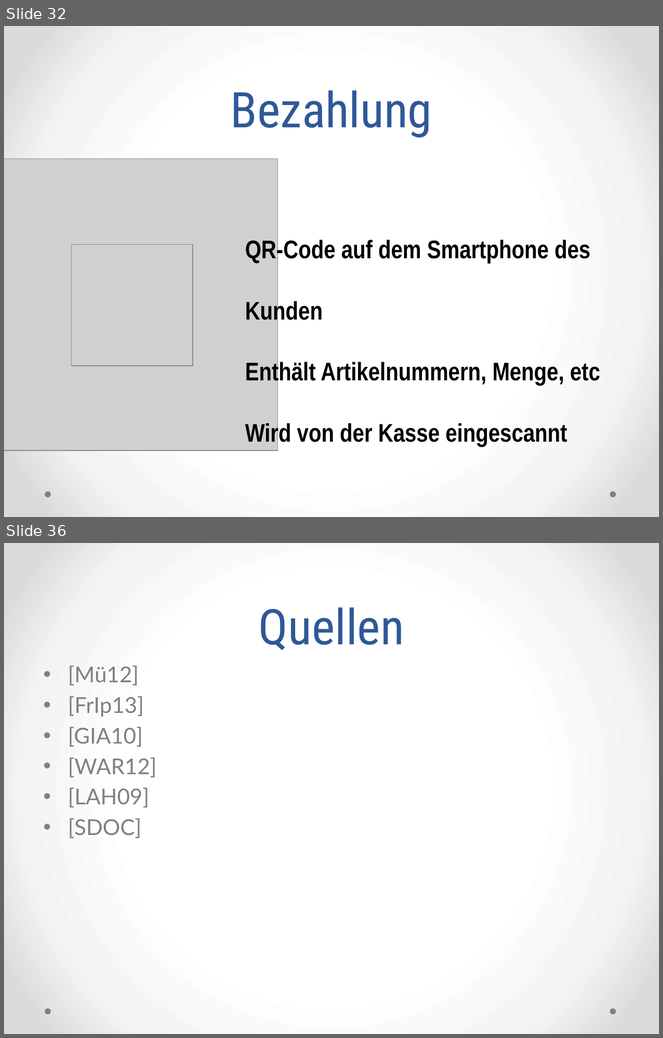
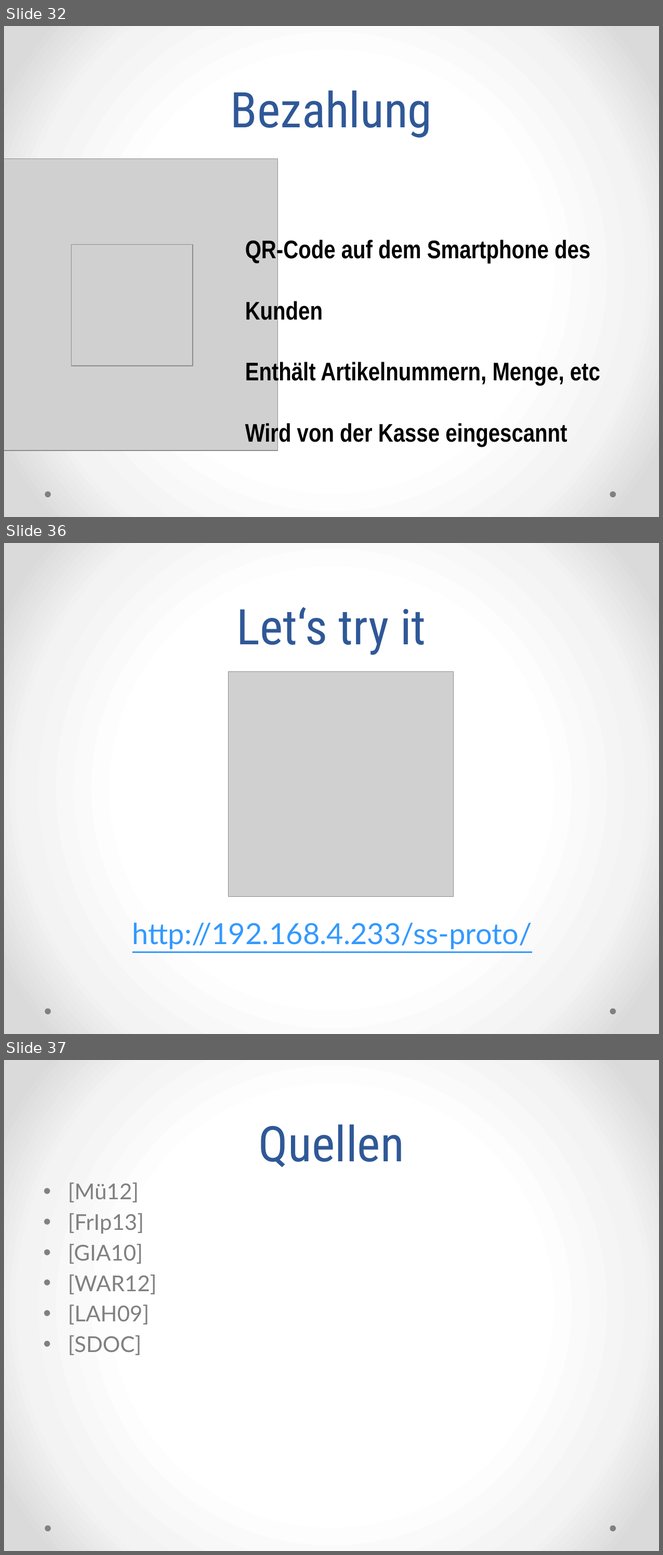
Before and after one commit to ss-proto/PA2, a slide deck: presentation/ss-proto.pptx. Shown one above the other, each under a label of ours: slides 32 and 36 before the commit, slides 32, 36 and 37 after it; the slides between them are not shown. The pictures are 663x1038 and 663x1555 pixels, drawn with LibreOffice and Linux fonts; fonts in the diff are those of the drawing; grey boxes stand for pictures. Boxes give left, top, right and bottom in pixels: in the first picture for what was removed or moved away, otherwise in the second. Text is boxed around its words. In the diff, an @@ line names an element or a change of style, - is before the commit and + after.

```diff
--- a/presentation/ss-proto.pptx
+++ b/presentation/ss-proto.pptx
@@ slide 36 added at box(4, 543, 659, 1034), background gradient #FFFFFF to #F4F4F4 to #DADADA; not listed: 2 template elements that a slide beside it also shows @@
@@ title added at box(236, 607, 426, 655), 54 pt, text #2F5897 @@
+Let‘s try it
@@ picture added at box(229, 672, 454, 898) @@
@@ text added at box(132, 923, 532, 950), 32 pt, text #3399FF, underline @@
+http://192.168.4.233/ss-proto/
@@ what was slide 36 is now slide 37 @@
```
Also in this commit, not shown: 6 slides changed, 31 other files.
